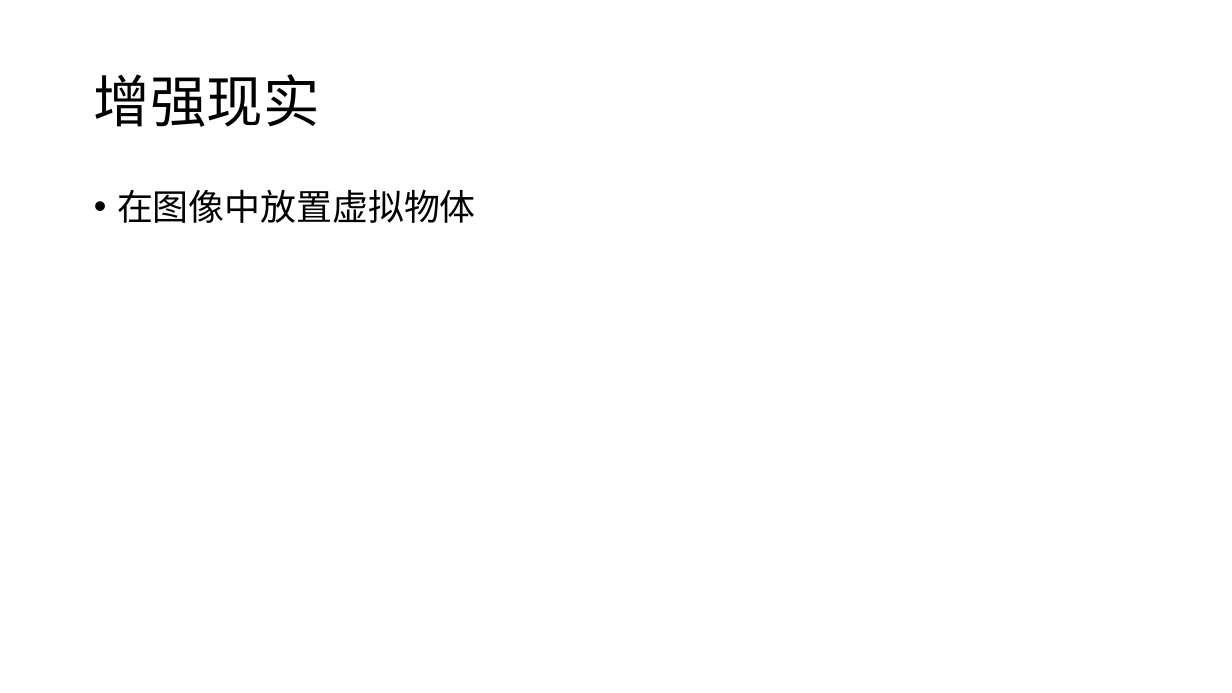
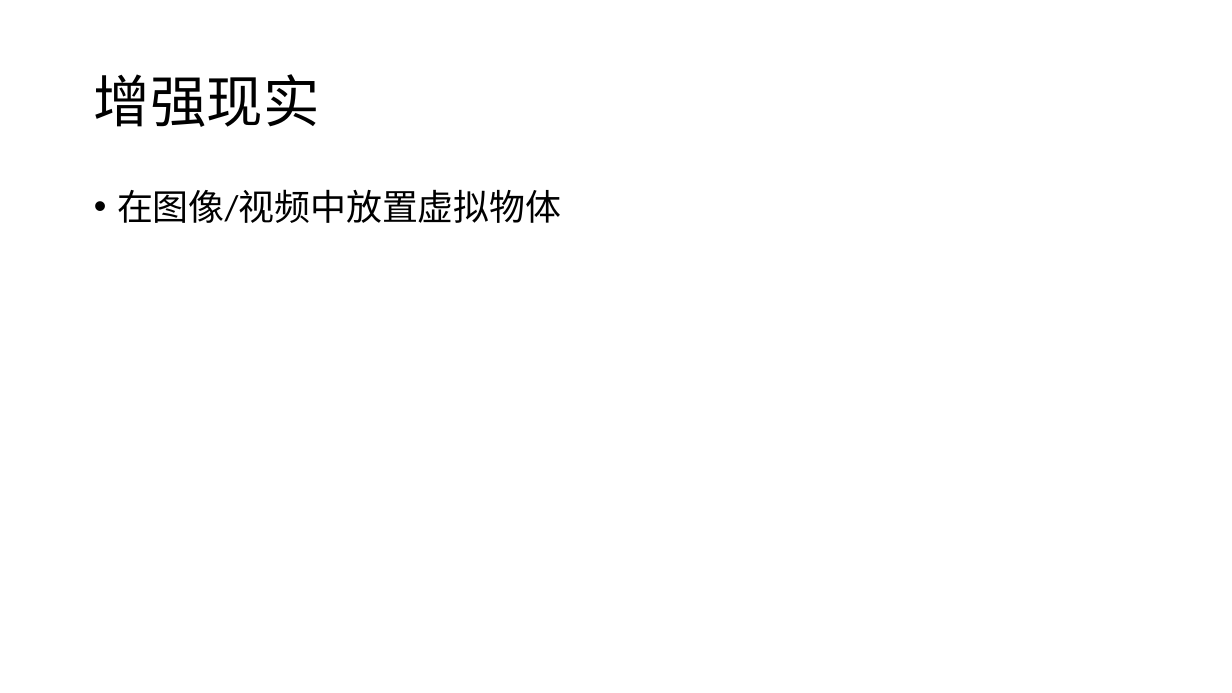
Before and after one commit to foamliu/computer_vision, a slide deck: slide 5 of CV.pptx. Drawn at 1232x693 pixels with LibreOffice and Linux fonts; fonts in the diff are those of the drawing. Boxes give left, top, right and bottom in pixels: in the first picture for what was removed or moved away, otherwise in the second. Text is boxed around its words. In the diff, an @@ line names an element or a change of style, - is before the commit and + after.

```diff
--- a/CV.pptx
+++ b/CV.pptx
@@ text at [117, 189, 561, 223]: text changed @@
-• 在图像中放置虚拟物体
+• 在图像/视频中放置虚拟物体
```
Also in this commit, not shown: 4 other slides changed, 1 other file.
